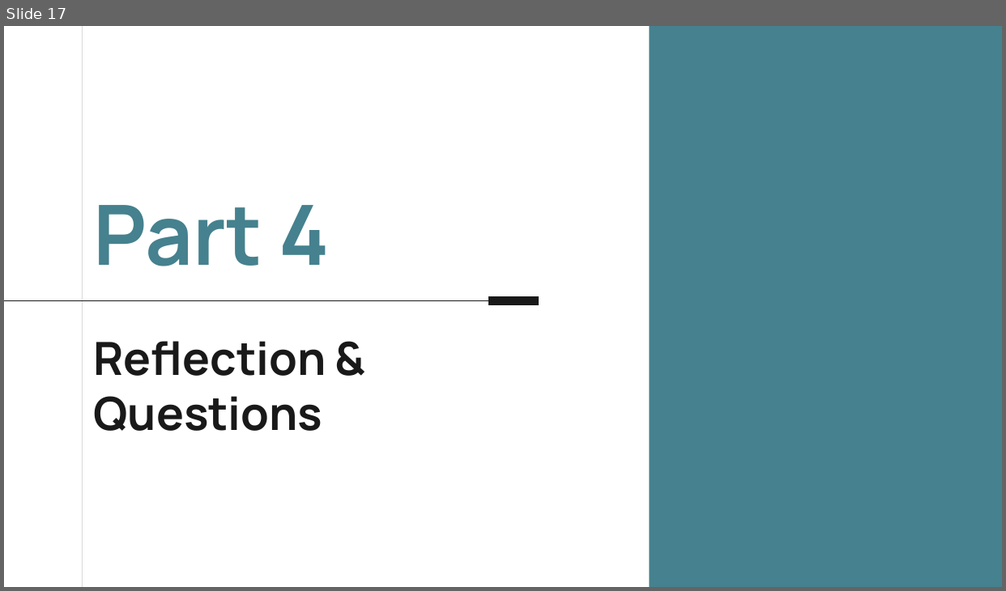
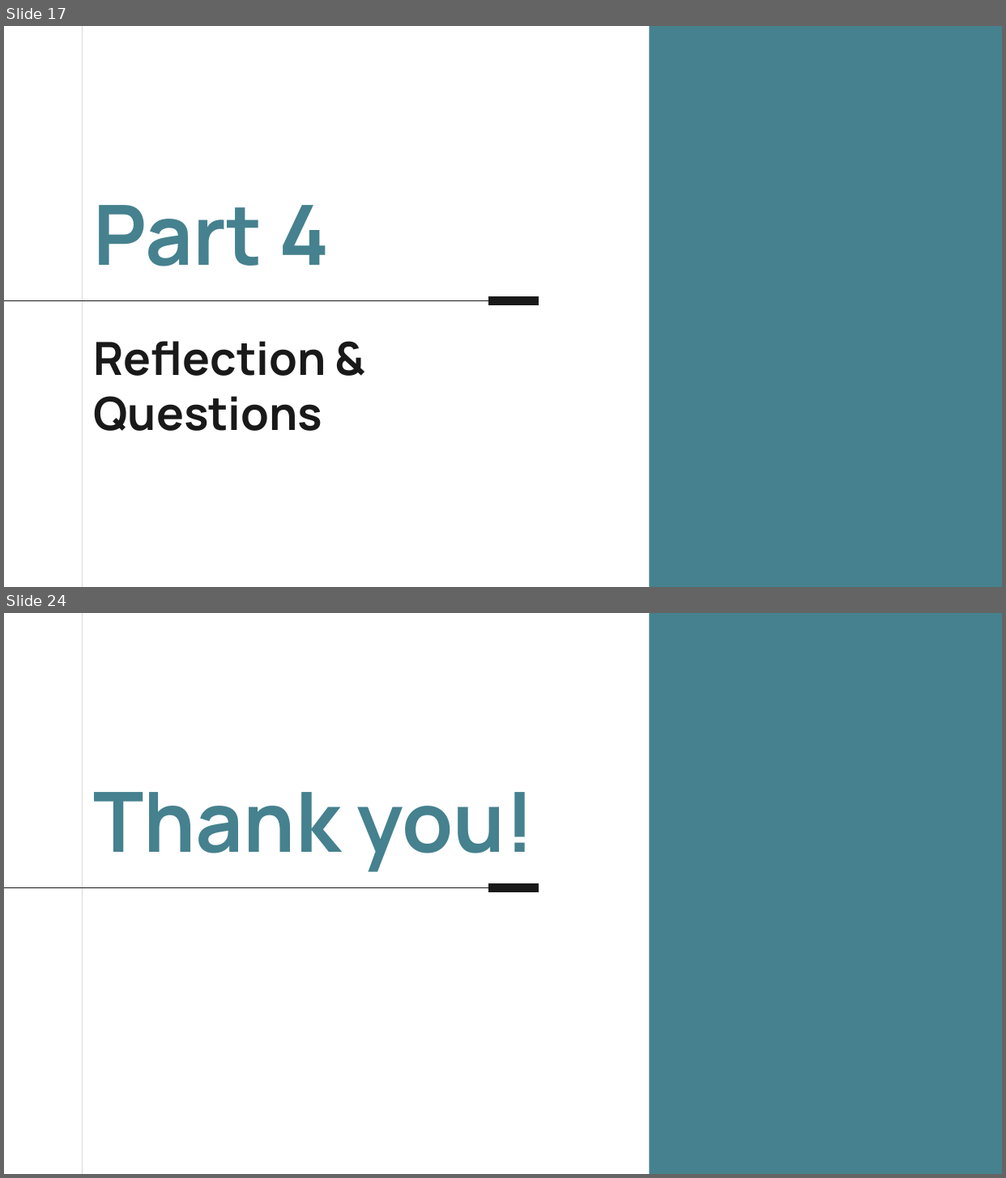
Before and after one commit to benmikeand/DASC41103_projects_team2, a slide deck: projects/project_1/results/Project_1_Presentation.pptx. Shown one above the other, each under a label of ours: slide 17 before the commit, slides 17 and 24 after it; the slides between them are not shown. The pictures are 1006x591 and 1006x1178 pixels, drawn with LibreOffice and Linux fonts; fonts in the diff are those of the drawing. Boxes give left, top, right and bottom in pixels: in the first picture for what was removed or moved away, otherwise in the second. Text is boxed around its words. In the diff, an @@ line names an element or a change of style, - is before the commit and + after.

```diff
--- a/projects/project_1/results/Project_1_Presentation.pptx
+++ b/projects/project_1/results/Project_1_Presentation.pptx
@@ slide 24 added at (x1=4, y1=613, x2=1002, y2=1174), background #FFFFFF; not listed: 2 template elements that a slide beside it also shows @@
@@ title added at (x1=93, y1=792, x2=535, y2=872), 80 pt, text #45818E, bold @@
+Thank you!
@@ line added from (488, 888) to (4, 888), #191919 0.75 pt @@
@@ line added from (539, 888) to (488, 888), #191919 9 pt @@
```
Also in this commit, not shown: 8 slides changed, 1 slide removed, 3 other files.
